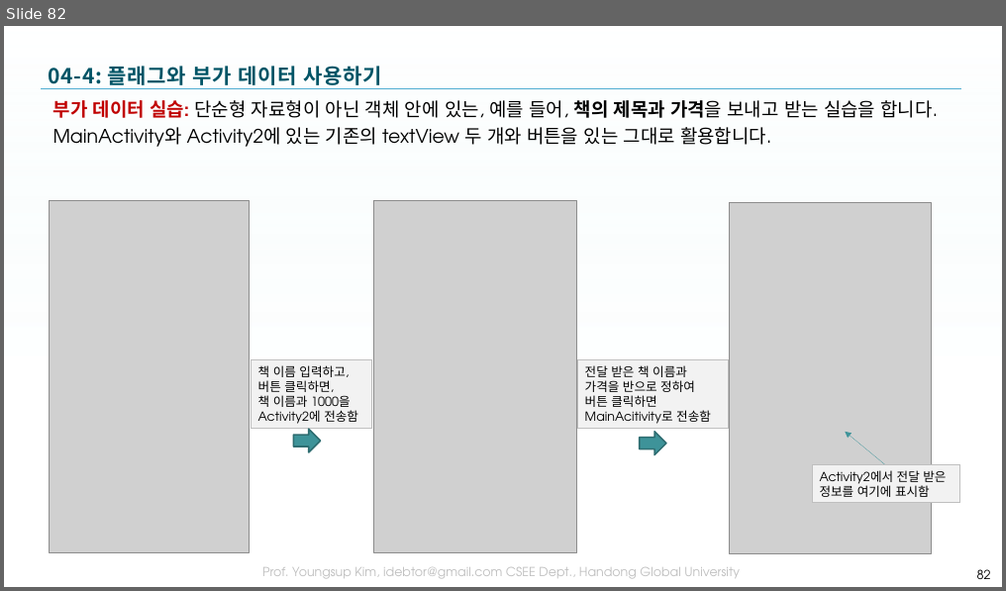
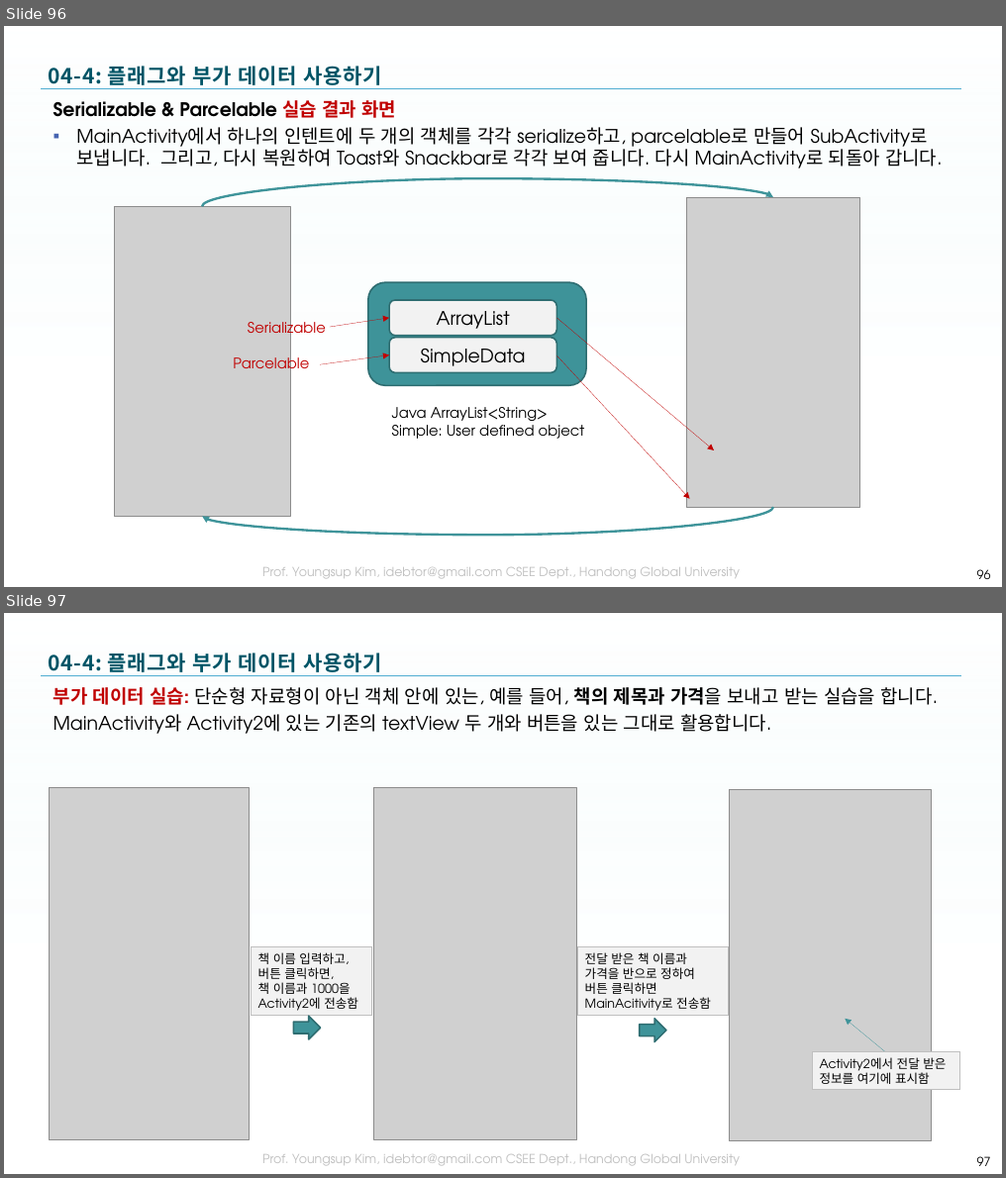
Before and after one commit to tae7841/HuStarAS, a slide deck: ppts/04Activity.pptx. Shown one above the other, each under a label of ours: slide 82 before the commit, slides 96 and 97 after it. The pictures are 1006x591 and 1006x1178 pixels, drawn with LibreOffice and Linux fonts; fonts in the diff are those of the drawing; grey boxes stand for pictures; background and template pictures are left out. Boxes give left, top, right and bottom in pixels: in the first picture for what was removed or moved away, otherwise in the second. Text is boxed around its words. In the diff, an @@ line names an element or a change of style, - is before the commit and + after.

```diff
--- a/ppts/04Activity.pptx
+++ b/ppts/04Activity.pptx
@@ slide 96 added at [4, 26, 1002, 587], background picture (left out); not listed: 3 template elements that a slide beside it also shows @@
@@ title added at [49, 66, 382, 85], 20 pt, text gradient #005466 to #005061 to #003E4B, bold @@
+04-4: 플래그와 부가 데이터 사용하기
@@ text added at [54, 100, 942, 169], 18 pt, text #000000 @@
+Serializable & Parcelable 실습 결과 화면
+▪ MainActivity에서 하나의 인텐트에 두 개의 객체를 각각 serialize하고, parcelable로 만들어 SubActivity로 보냅니다. 그리고, 다시 복원하여 Toast와 Snackbar로 각각 보여 줍니다. 다시 MainActivity로 되돌아 갑니다.
@@ curved arrow added from (202, 206) to (773, 197), #3F949A 2.25 pt @@
@@ picture added at [687, 197, 860, 507] @@
@@ picture added at [114, 206, 290, 516] @@
@@ text added at [248, 318, 326, 341], 14 pt, text #C00000 @@
+Serializable
@@ arrow added from (330, 327) to (389, 318), #C00000 0.25 pt @@
@@ arrow added from (557, 318) to (714, 451), #C00000 0.25 pt @@
@@ text added at [233, 354, 309, 376], 14 pt, text #C00000 @@
+Parcelable
@@ arrow added from (320, 366) to (389, 356), #C00000 0.25 pt @@
@@ arrow added from (557, 356) to (690, 499), #C00000 0.25 pt @@
@@ group added at [368, 282, 586, 439]: 3 rounded rectangles, 1 text @@
+ArrayList
+SimpleData
+Java ArrayList<String>
+Simple: User defined object
@@ curved arrow added from (773, 507) to (202, 516), #3F949A 2.25 pt @@
@@ page number added at [977, 570, 991, 579], 12 pt, text #000000 @@
+96
@@ what was slide 82 is now slide 97 @@
@@ page number at [977, 1157, 991, 1166]: text changed @@
-82
+97
```
Also in this commit, not shown: 9 slides changed, 14 other slides added.
